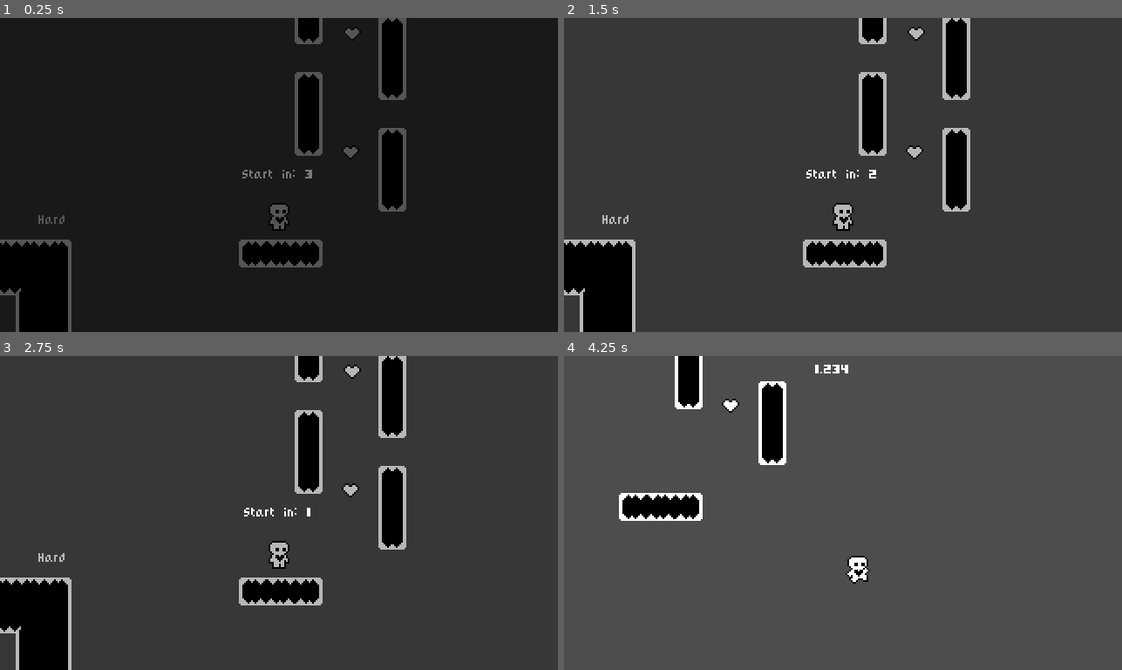
Above: before the commit, frames 1-4 (two rows, left to right).
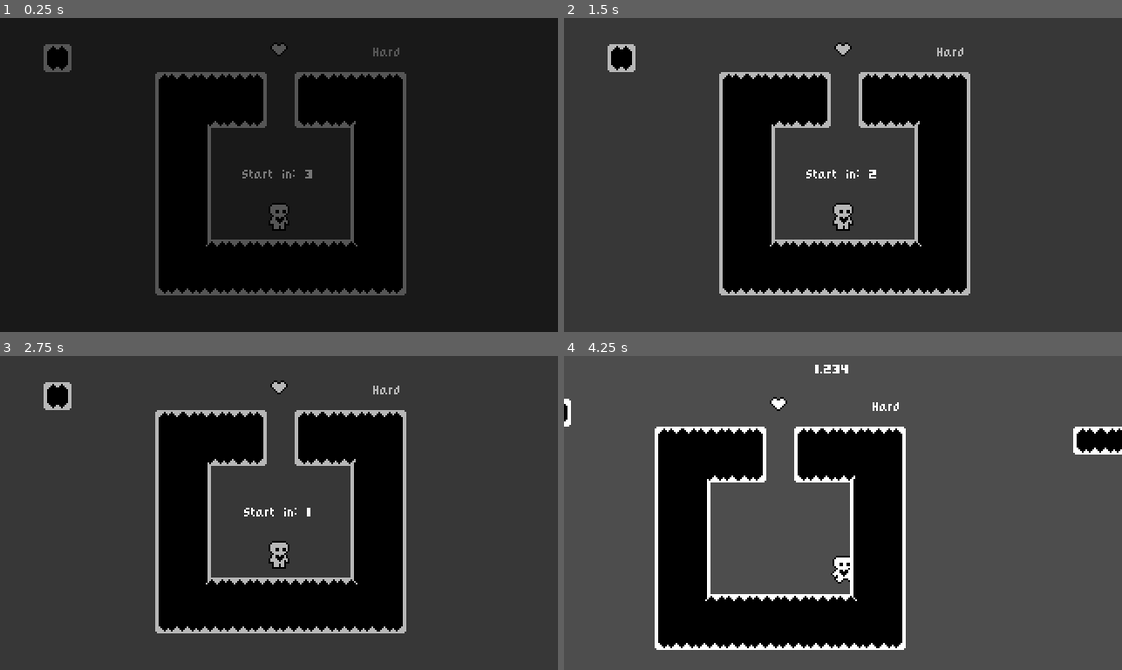
Above: after the commit, the same moments.

Repository: Ismaeldlr/Proyecto-Final-DV1
Game: Godot game, scene res://scenes/levels/level_6.tscn
Same seed, same stepped clock (60 frames per second), same inputs: the game is played once before the commit and once after it. This scene is started directly instead of the project's main scene.
Inputs:
- Up to frame 1 (0.25 s): no input
- Up to frame 2 (1.5 s): hold Right (move_right) from 0.53 s (still down); tap Up (jump) at 0.77 s; tap Enter at 1.25 s
- Up to frame 3 (2.75 s): tap Up (jump) at 1.52 s; tap Space at 2 s; release Right (move_right) at 2.03 s; hold Left (move_left) from 2.03 s (still down)
- Up to frame 4 (4.25 s): tap Enter at 2.75 s; release Left (move_left) at 2.78 s; hold Right (move_right) from 2.78 s (still down); tap Up (jump) at 3.02, 3.77 s

The runs differ from the first frame. In frame 1, 25% of the frame differs, in the area x 0-73%, y 0-100%; in frame 2, 25%; in frame 3, 25%; in frame 4, 25%, in the area x 0-100%, y 0-94%.

Commit message:
level 6 fix

Diff:
--- a/scenes/levels/level_6.tscn
+++ b/scenes/levels/level_6.tscn
@@ -9,7 +9,7 @@
 next_level = ExtResource("2_4gup8")
 
 [node name="Player" parent="." index="0"]
-position = Vector2(215, 27)
+position = Vector2(23, 123)
 
 [node name="Label" type="Label" parent="CanvasLayer" index="3"]
 offset_left = -45.0
